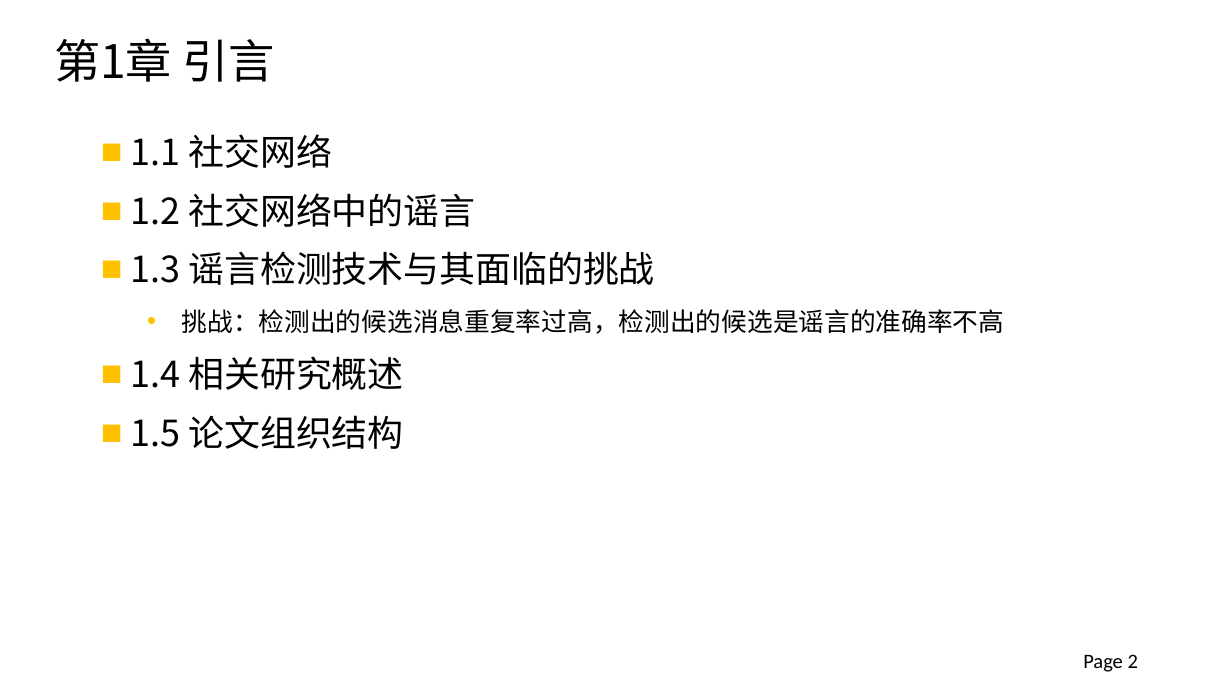
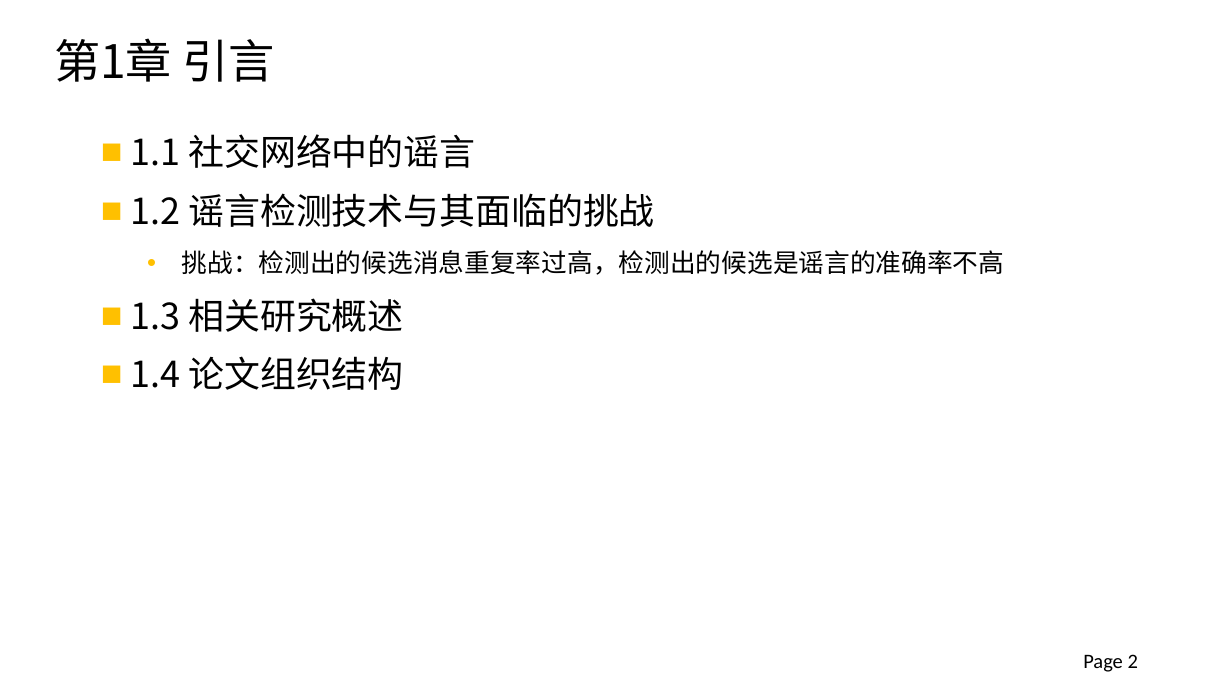
Before and after one commit to xinke0802/DataProcess, a slide deck: slide 2 of 2012013297_钟仰新_毕设论文答辩.pptx. Drawn at 1232x693 pixels with LibreOffice and Linux fonts; fonts in the diff are those of the drawing; background and template pictures are left out. Boxes give left, top, right and bottom in pixels: in the first picture for what was removed or moved away, otherwise in the second. Text is boxed around its words. In the diff, an @@ line names an element or a change of style, - is before the commit and + after.

```diff
--- a/2012013297_钟仰新_毕设论文答辩.pptx
+++ b/2012013297_钟仰新_毕设论文答辩.pptx
@@ text at <box>131,134,655,227</box>: text changed @@
-■ 1.1 社交网络
-■ 1.2 社交网络中的谣言
-■ 1.3 谣言检测技术与其面临的挑战
+■ 1.1 社交网络中的谣言
+■ 1.2 谣言检测技术与其面临的挑战
@@ text at <box>131,298,403,390</box>: text changed @@
-■ 1.4 相关研究概述
-■ 1.5 论文组织结构
+■ 1.3 相关研究概述
+■ 1.4 论文组织结构
```
Also in this commit, not shown: 11 other slides changed, 1 other file.
